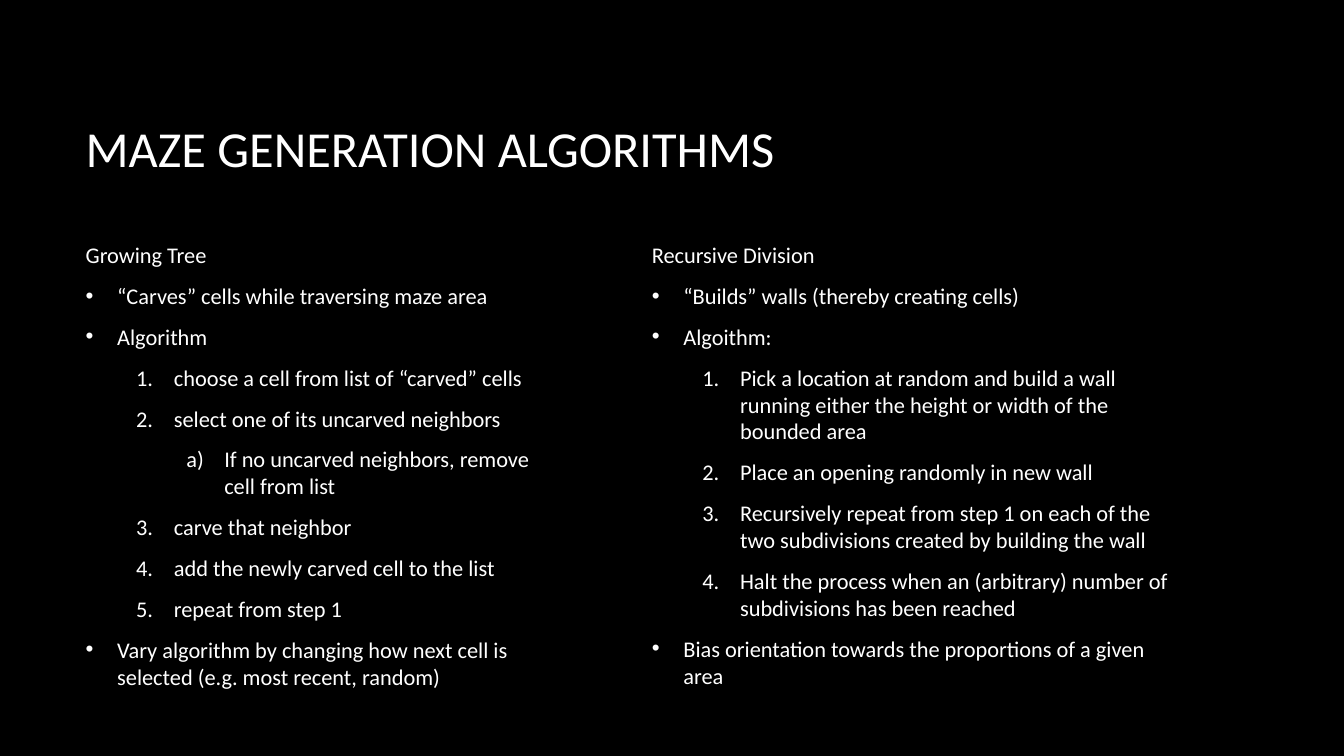
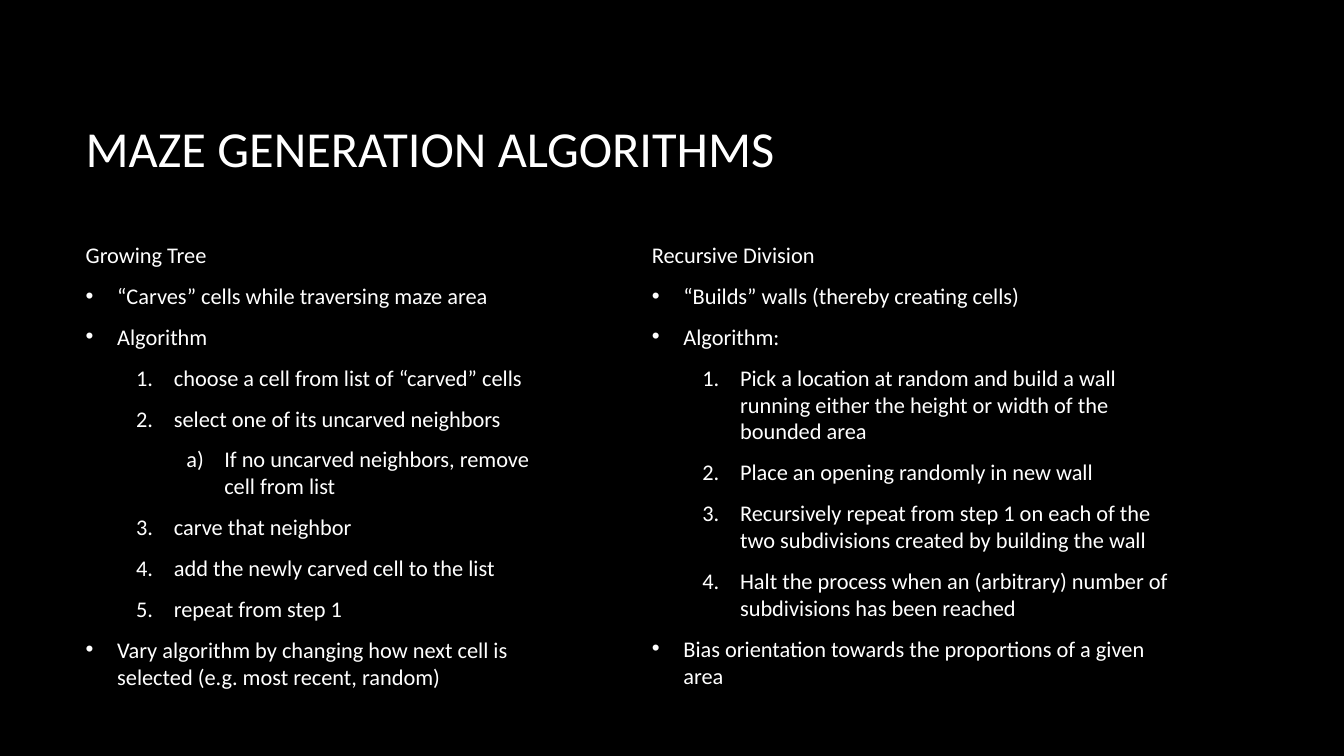
Before and after one commit to strangeloop/lambdajam2013, a slide deck: slide 5 of jams/maze/MazesJam.pptx. Drawn at 1344x756 pixels with LibreOffice and Linux fonts; fonts in the diff are those of the drawing; background and template pictures are left out. Boxes give left, top, right and bottom in pixels: in the first picture for what was removed or moved away, otherwise in the second. Text is boxed around its words. In the diff, an @@ line names an element or a change of style, - is before the commit and + after.

```diff
--- a/jams/maze/MazesJam.pptx
+++ b/jams/maze/MazesJam.pptx
@@ text at (x1=683, y1=329, x2=779, y2=349): text changed @@
-• Algoithm:
+• Algorithm:
```
Also in this commit, not shown: 2 other slides changed, 1 slide added.
